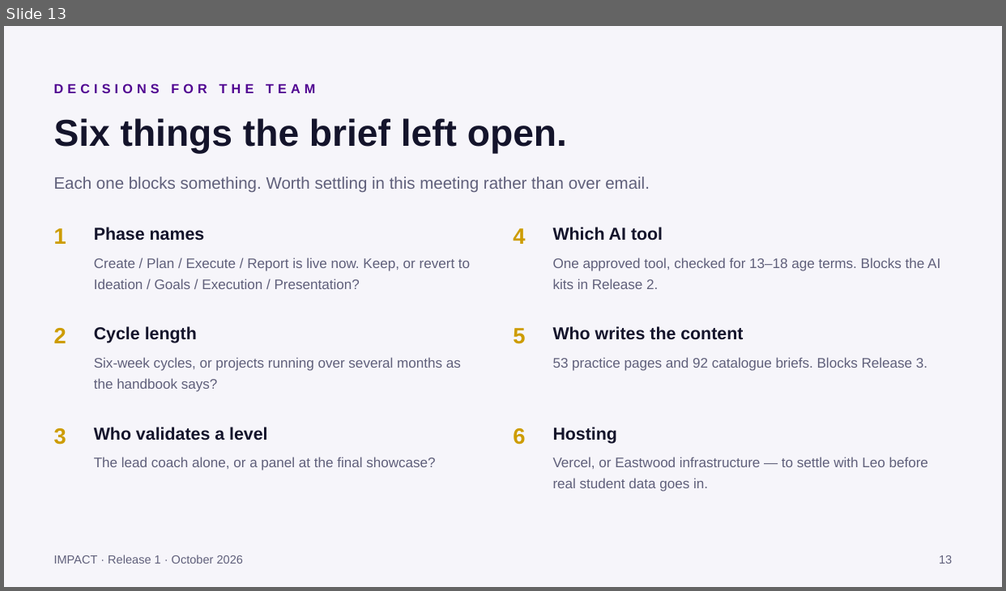
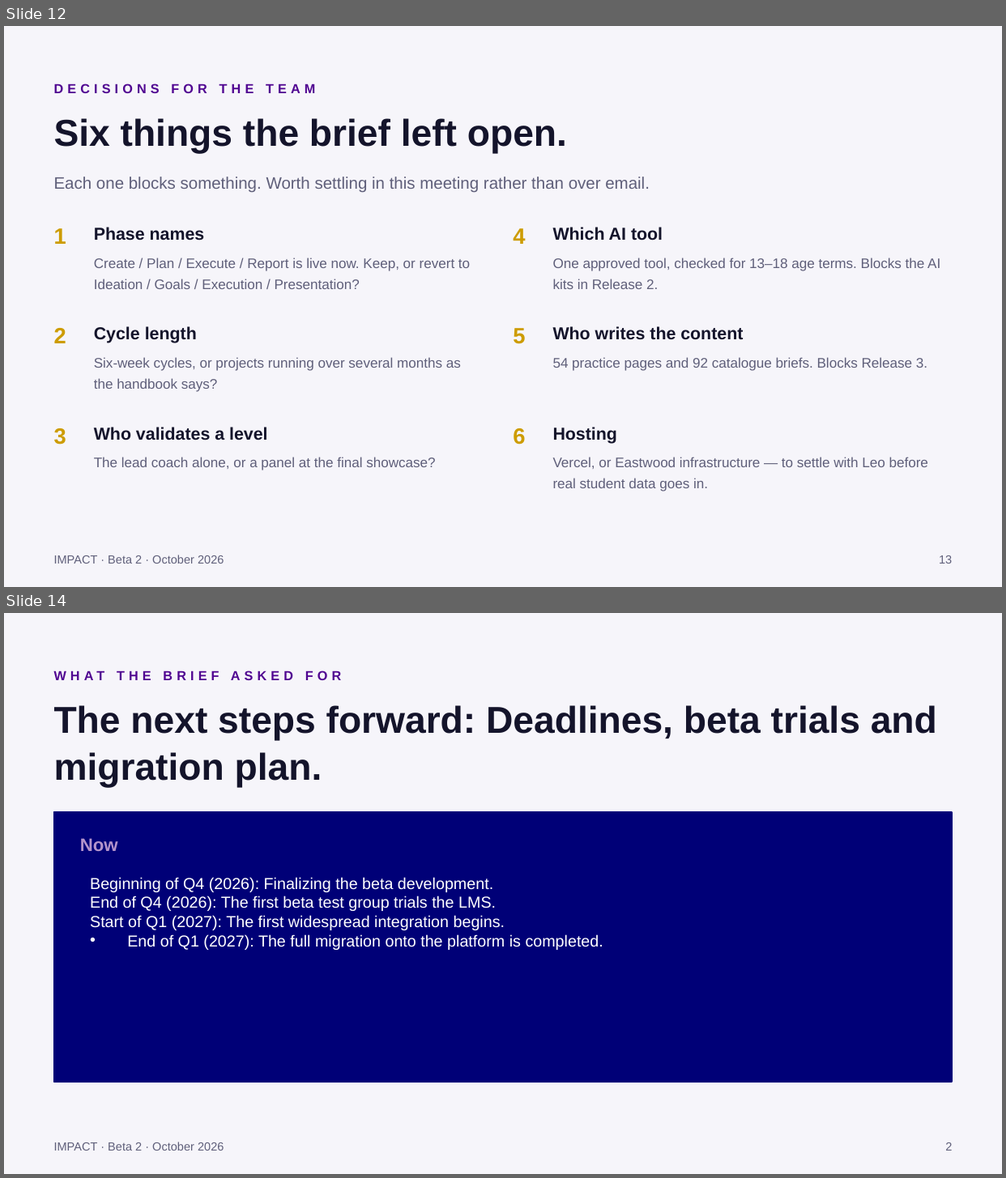
Before and after one commit to alexandermalinsky-brutal-guet-ag/eastwood-impact-lms, a slide deck: docs/IMPACT-Release-1-Demo.pptx. Shown one above the other, each under a label of ours: slide 13 before the commit, slides 12 and 14 after it; the slides between them are not shown. The pictures are 1006x591 and 1006x1178 pixels, drawn with LibreOffice and Linux fonts; fonts in the diff are those of the drawing. Boxes give left, top, right and bottom in pixels: in the first picture for what was removed or moved away, otherwise in the second. Text is boxed around its words. In the diff, an @@ line names an element or a change of style, - is before the commit and + after.

```diff
--- a/docs/IMPACT-Release-1-Demo.pptx
+++ b/docs/IMPACT-Release-1-Demo.pptx
@@ slide 14 added at (4, 613, 1002, 1174), background #F6F5FA @@
@@ text added at (54, 663, 553, 688), 9.5 pt, text #500591, bold @@
+WHAT THE BRIEF ASKED FOR
@@ text added at (54, 705, 937, 788), 27 pt, text #14142B, bold @@
+The next steps forward: Deadlines, beta trials and migration plan.
@@ rectangle added at (54, 812, 952, 1082), fill #000077, outline #000077 1 pt @@
@@ text added at (80, 838, 118, 851), 13 pt, text #B494CB, bold @@
+Now
@@ text added at (90, 877, 603, 950), 11.5 pt, text #FFFFFF @@
+• Beginning of Q4 (2026): Finalizing the beta development.
+  End of Q4 (2026): The first beta test group trials the LMS.
+  Start of Q1 (2027): The first widespread integration begins.
+  End of Q1 (2027): The full migration onto the platform is completed.
@@ text added at (54, 1142, 224, 1151), 8.5 pt, text #5F5F7A @@
+IMPACT · Beta 2 · October 2026
@@ text added at (945, 1143, 952, 1151), 8.5 pt, text #5F5F7A @@
+2
@@ what was slide 13 is now slide 12 @@
@@ slide 12 changed as well @@
@@ text at (553, 357, 927, 371): text changed @@
-53 practice pages and 92 catalogue briefs. Blocks Release 3.
+54 practice pages and 92 catalogue briefs. Blocks Release 3.
@@ text at (54, 555, 224, 564): text changed @@
-IMPACT · Release 1 · October 2026
+IMPACT · Beta 2 · October 2026
```
Also in this commit, not shown: 12 other slides changed, 1 other slide added, 1 slide removed.
